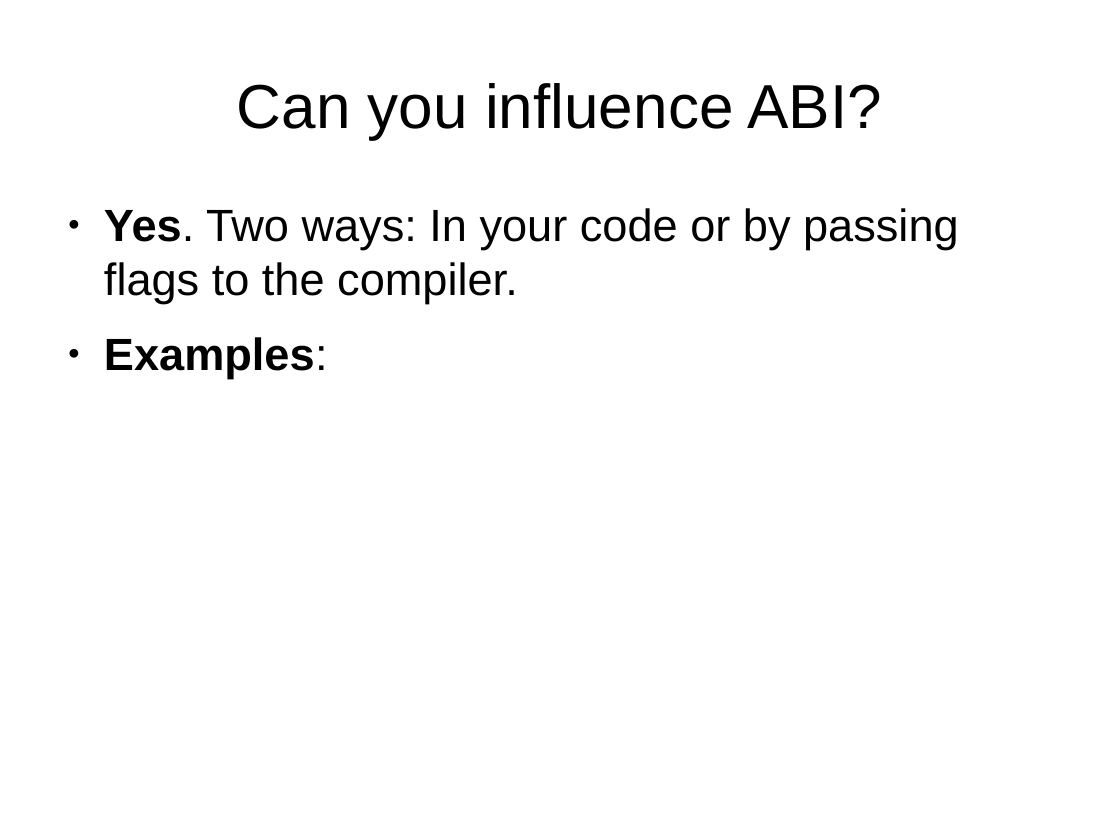
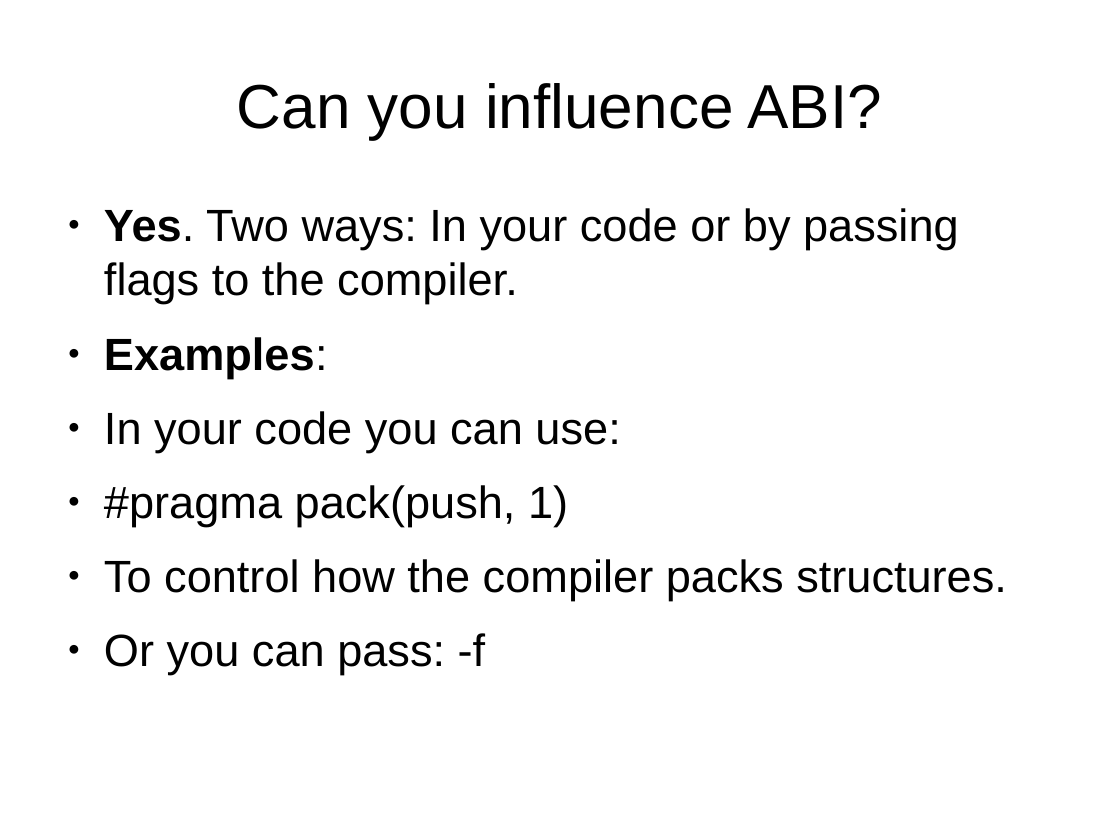
Before and after one commit to kalmuthu/slides, a slide deck: slide 17 of odp/gdb.odp (slide 10 before the commit). Drawn at 1120x840 pixels with LibreOffice and Linux fonts; fonts in the diff are those of the drawing. Boxes give left, top, right and bottom in pixels: in the first picture for what was removed or moved away, otherwise in the second. Text is boxed around its words. In the diff, an @@ line names an element or a change of style, - is before the commit and + after.

```diff
--- a/odp/gdb.odp
+++ b/odp/gdb.odp
@@ text at (104,411,1007,675): paragraphs added @@
+● In your code you can use:
+● #pragma pack(push, 1)
+● To control how the compiler packs structures.
+● Or you can pass: -f
```
Also in this commit, not shown: 4 other slides changed, 11 slides added, 1 slide removed.
